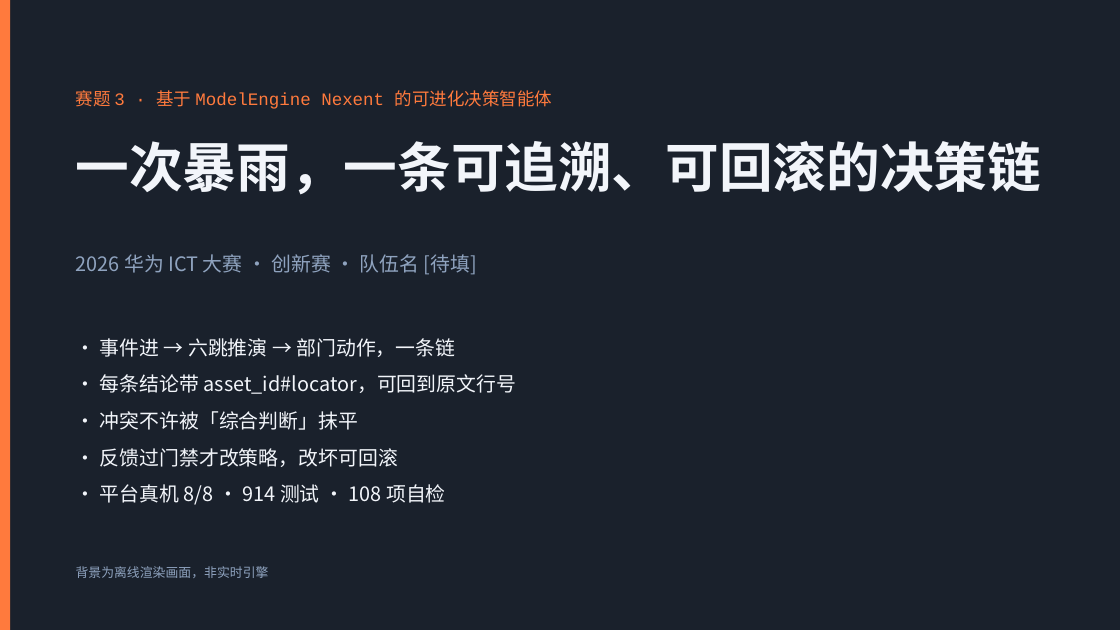
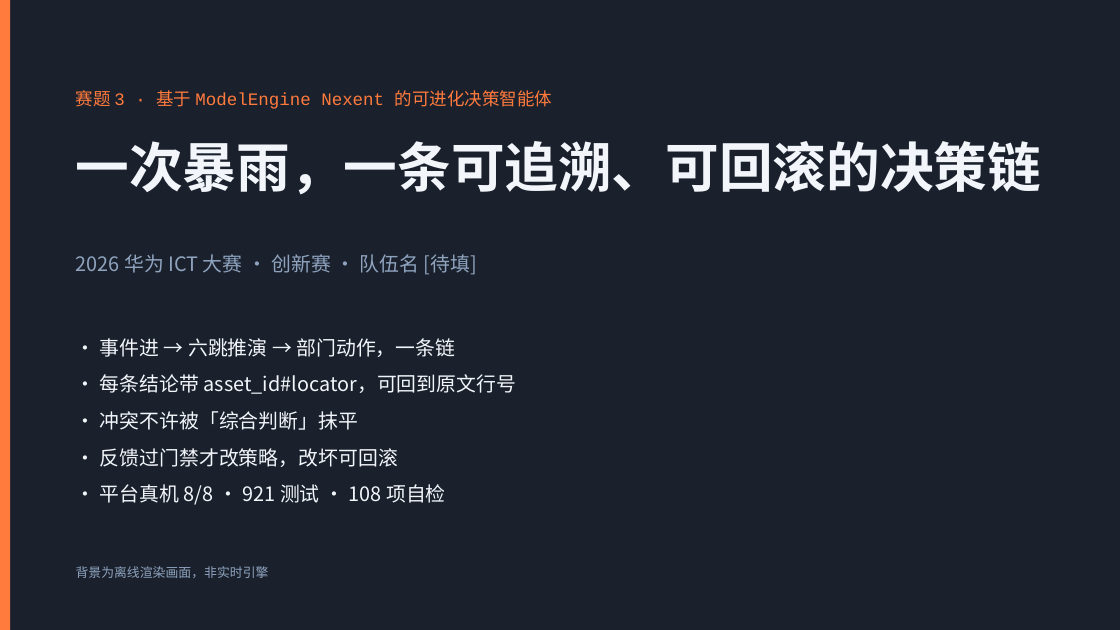
Before and after one commit to May18th/ICT, a slide deck: slide 1 of docs/competition/初赛答辩-PPT-v0.1.pptx. Drawn at 1120x630 pixels with LibreOffice and Linux fonts; fonts in the diff are those of the drawing; background and template pictures are left out; a plain dark background stands for a picture behind light text. Boxes give left, top, right and bottom in pixels: in the first picture for what was removed or moved away, otherwise in the second. Text is boxed around its words. In the diff, an @@ line names an element or a change of style, - is before the commit and + after.

```diff
--- a/docs/competition/初赛答辩-PPT-v0.1.pptx
+++ b/docs/competition/初赛答辩-PPT-v0.1.pptx
@@ text at [100, 484, 446, 505]: text changed @@
-· 平台真机 8/8 · 914 测试 · 108 项自检
+· 平台真机 8/8 · 921 测试 · 108 项自检
```
Also in this commit, not shown: 1 other slide changed, 52 other files.
